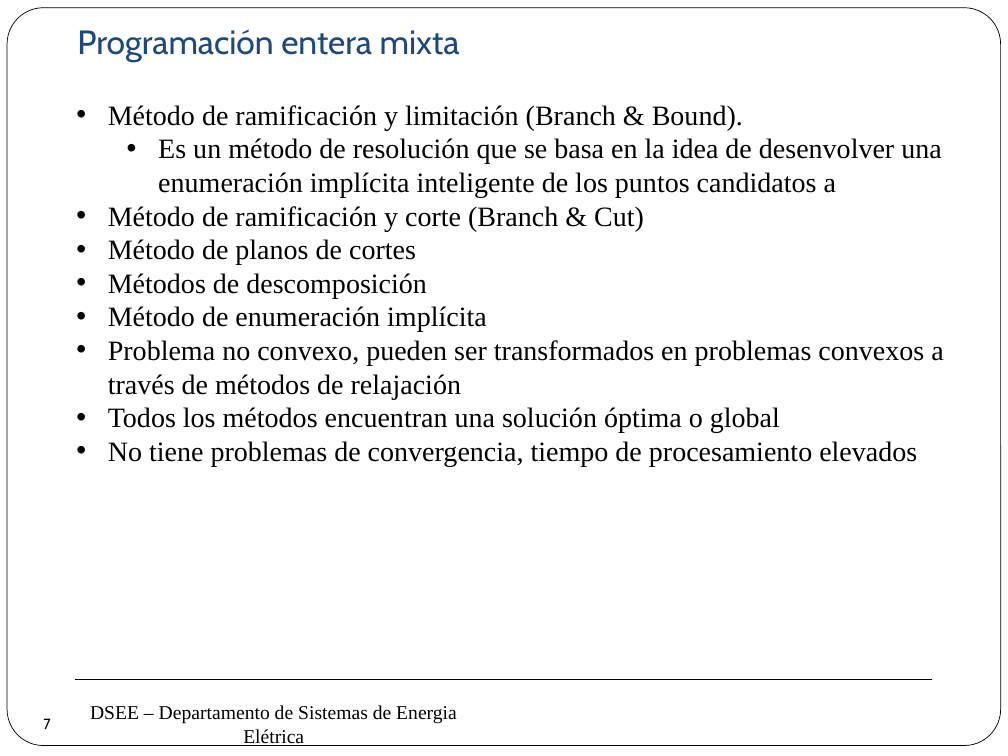
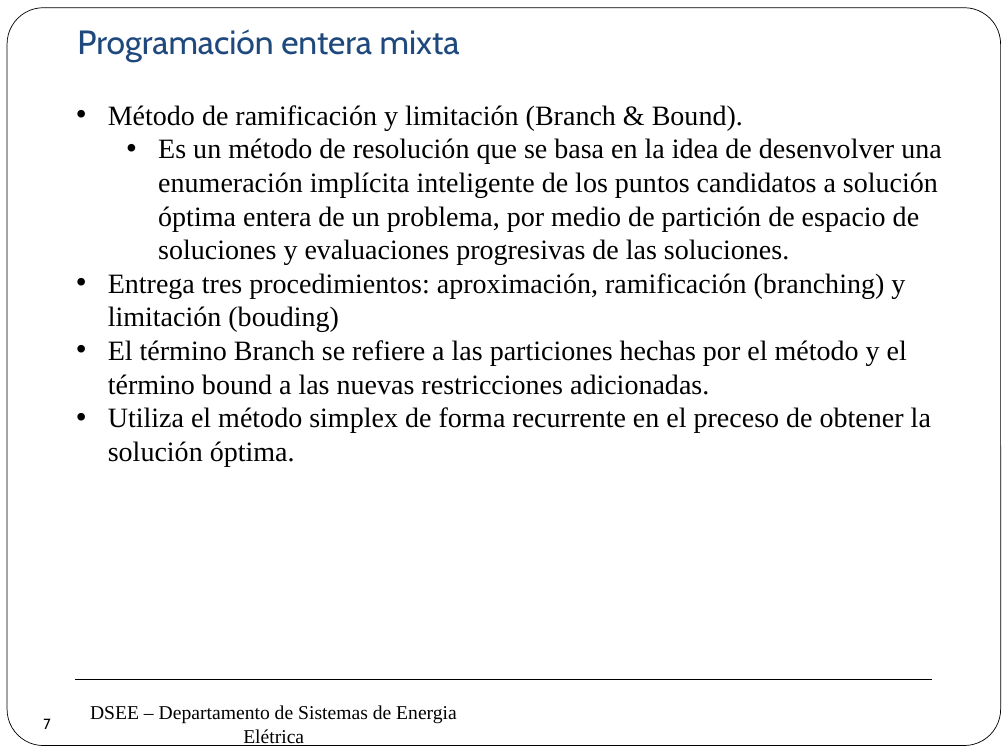
Before and after one commit to erikfilias/Power-Systems-Optimization-using-Julia-Language, a slide deck: slide 7 of 1. Lectures/Introducción a la Optimización aplicada a Sistemas de Energía Eléctrica/Dia 1/4. Programación Lineal (2).pptx. Drawn at 1008x756 pixels with LibreOffice and Linux fonts; fonts in the diff are those of the drawing; background and template pictures are left out. Boxes give left, top, right and bottom in pixels: in the first picture for what was removed or moved away, otherwise in the second. Text is boxed around its words. In the diff, an @@ line names an element or a change of style, - is before the commit and + after.

Commit message:
update

```diff
--- a/1. Lectures/Introducción a la Optimización aplicada a Sistemas de Energía Eléctrica/Dia 1/4. Programación Lineal (2).pptx
+++ b/1. Lectures/Introducción a la Optimización aplicada a Sistemas de Energía Eléctrica/Dia 1/4. Programación Lineal (2).pptx
@@ text at box(108, 138, 941, 466): text changed @@
-  • Es un método de resolución que se basa en la idea de desenvolver una enumeración implícita inteligente de los puntos candidatos a
-• Método de ramificación y corte (Branch & Cut)
-• Método de planos de cortes
-• Métodos de descomposición
-• Método de enumeración implícita
-• Problema no convexo, pueden ser transformados en problemas convexos a través de métodos de relajación
-• Todos los métodos encuentran una solución óptima o global
-• No tiene problemas de convergencia, tiempo de procesamiento elevados
+  • Es un método de resolución que se basa en la idea de desenvolver una enumeración implícita inteligente de los puntos candidatos a solución óptima entera de un problema, por medio de partición de espacio de soluciones y evaluaciones progresivas de las soluciones.
+• Entrega tres procedimientos: aproximación, ramificación (branching) y limitación (bouding)
+• El término Branch se refiere a las particiones hechas por el método y el término bound a las nuevas restricciones adicionadas.
+• Utiliza el método simplex de forma recurrente en el preceso de obtener la solución óptima.
```
Also in this commit, not shown: 5 slides added.
